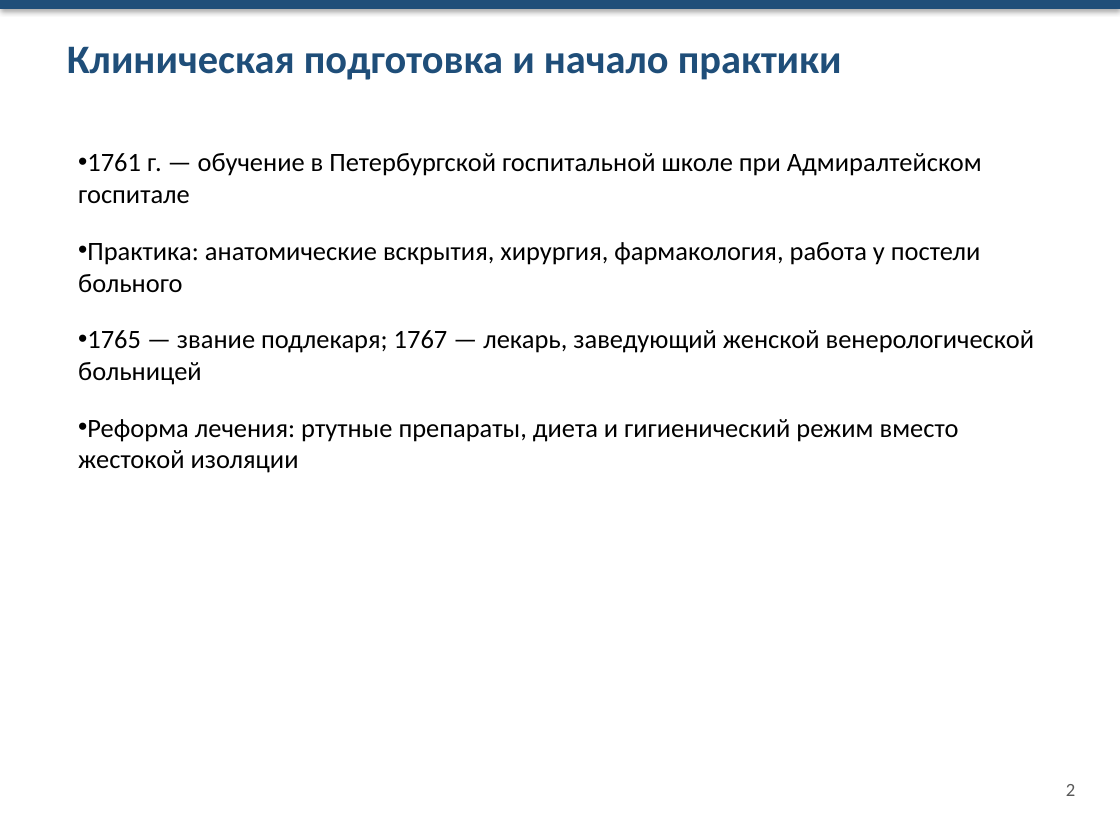
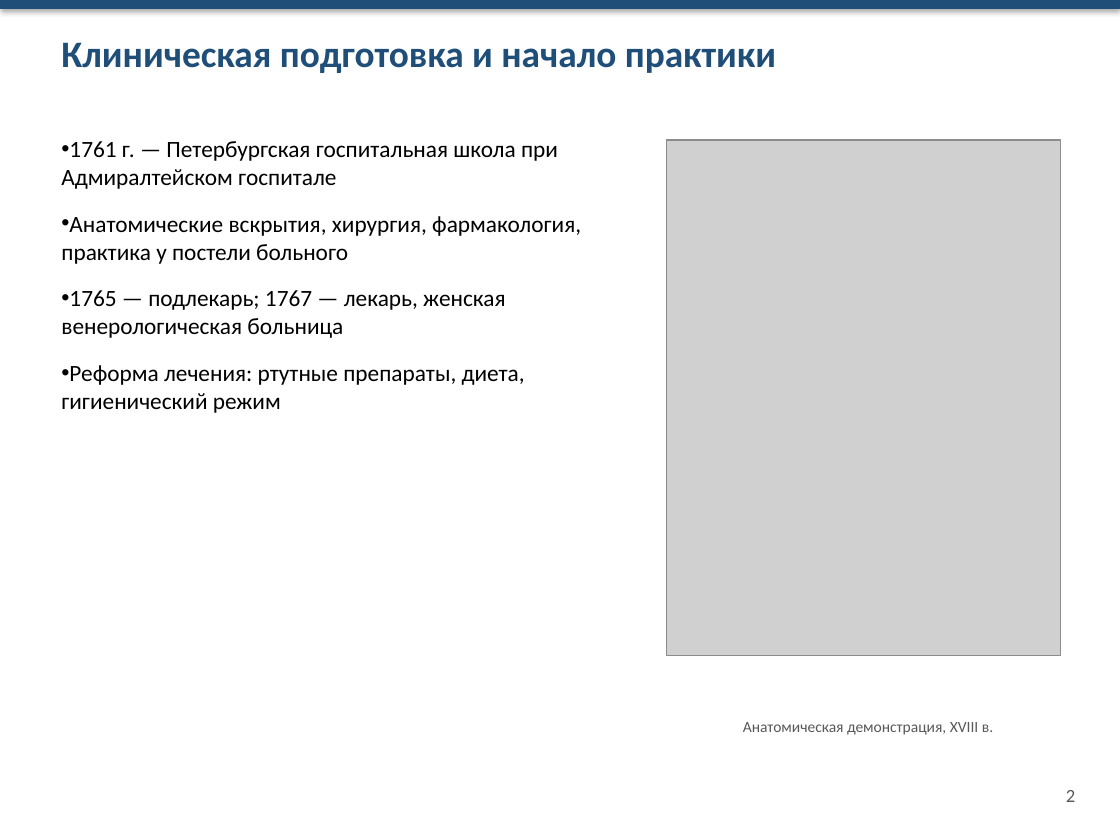
Before and after one commit to Egorka8982/YP_Penin_DB, a slide deck: slide 2 of presentation/Samoylovich_medicina.pptx. Drawn at 1120x840 pixels with LibreOffice and Linux fonts; fonts in the diff are those of the drawing; grey boxes stand for pictures. Boxes give left, top, right and bottom in pixels: in the first picture for what was removed or moved away, otherwise in the second. Text is boxed around its words. In the diff, an @@ line names an element or a change of style, - is before the commit and + after.

```diff
--- a/presentation/Samoylovich_medicina.pptx
+++ b/presentation/Samoylovich_medicina.pptx
@@ text "Клиническая подготовка и начало практики" at (61,42,776,73): size 26 to 24 pt @@
@@ text at (61,141,581,413): text changed; size 17 to 15 pt @@
-• 1761 г. — обучение в Петербургской госпитальной школе при Адмиралтейском госпитале
-• Практика: анатомические вскрытия, хирургия, фармакология, работа у постели больного
-• 1765 — звание подлекаря; 1767 — лекарь, заведующий женской венерологической больницей
-• Реформа лечения: ртутные препараты, диета и гигиенический режим вместо жестокой изоляции
+• 1761 г. — Петербургская госпитальная школа при Адмиралтейском госпитале
+• Анатомические вскрытия, хирургия, фармакология, практика у постели больного
+• 1765 — подлекарь; 1767 — лекарь, женская венерологическая больница
+• Реформа лечения: ртутные препараты, диета, гигиенический режим
@@ picture added at (666,140,1061,655) @@
@@ text added at (743,722,993,735), 10 pt, text #595959 @@
+Анатомическая демонстрация, XVIII в.
@@ text "2": place and size @@
-text "2" at (1066,784,1075,796)
+text "2" at (1066,790,1075,802)
```
Also in this commit, not shown: 8 other slides changed, 1 slide added, 1 slide removed.
